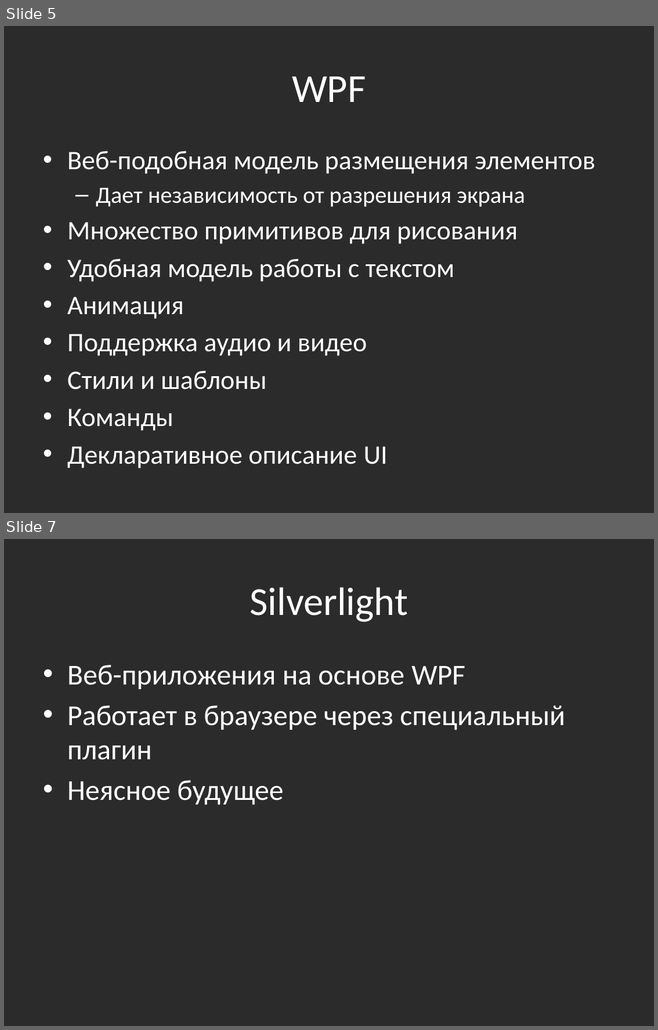
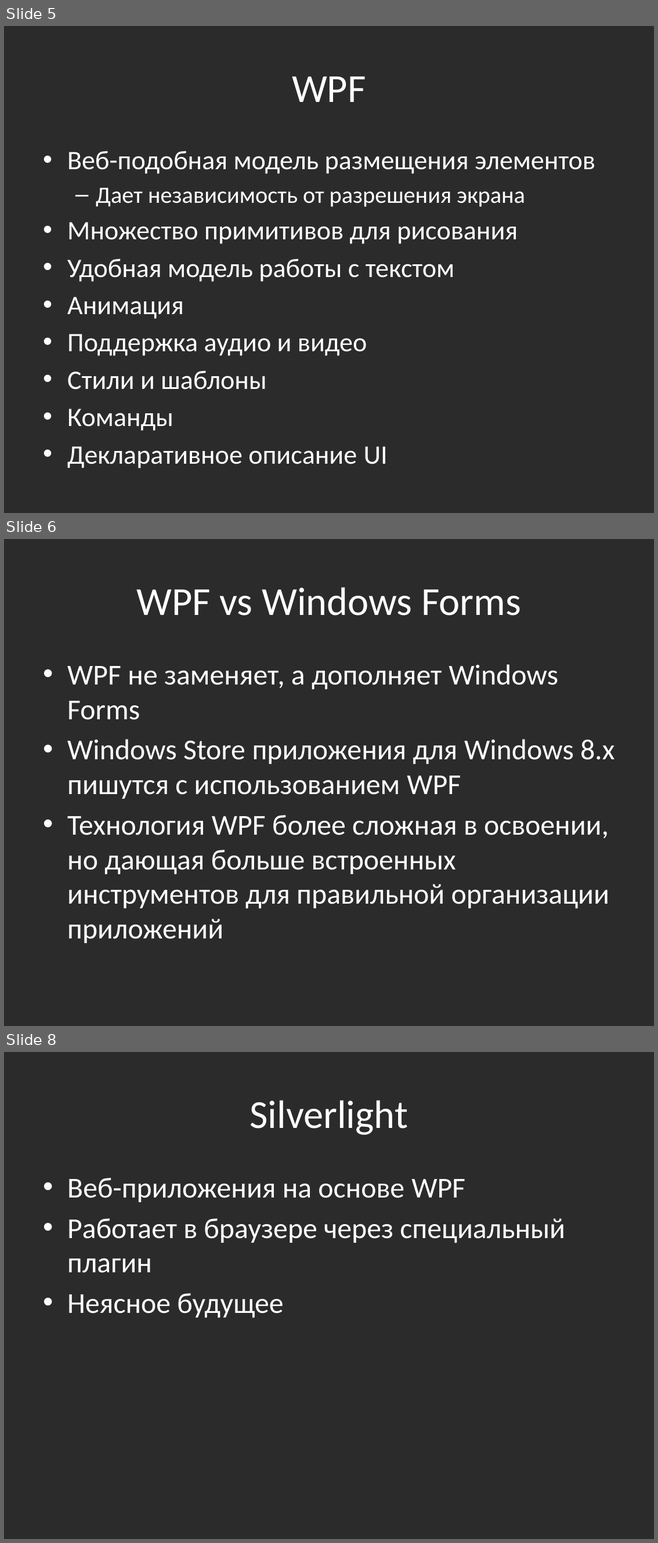
Before and after one commit to bazile/Training, a slide deck: Presentation/lesson-12-wpf.pptx. Shown one above the other, each under a label of ours: slides 5 and 7 before the commit, slides 5, 6 and 8 after it; the slides between them are not shown. The pictures are 658x1030 and 658x1543 pixels, drawn with LibreOffice and Linux fonts; fonts in the diff are those of the drawing; background and template pictures are left out; a plain dark background stands for a picture behind light text. Boxes give left, top, right and bottom in pixels: in the first picture for what was removed or moved away, otherwise in the second. Text is boxed around its words. In the diff, an @@ line names an element or a change of style, - is before the commit and + after.

Commit message:
Info about WPF vs Windows Forms

```diff
--- a/Presentation/lesson-12-wpf.pptx
+++ b/Presentation/lesson-12-wpf.pptx
@@ slide 6 added at [4,539,654,1026], background picture (left out) @@
@@ title added at [136,587,521,616], 44 pt, text #FFFFFF @@
+WPF vs Windows Forms
@@ text added at [67,664,614,943], 32 pt, text #FFFFFF @@
+• WPF не заменяет, а дополняет Windows Forms
+• Windows Store приложения для Windows 8.x пишутся с использованием WPF
+• Технология WPF более сложная в освоении, но дающая больше встроенных инструментов для правильной организации приложений
@@ what was slide 7 is now slide 8 @@
```
Also in this commit, not shown: 1 slide changed.
